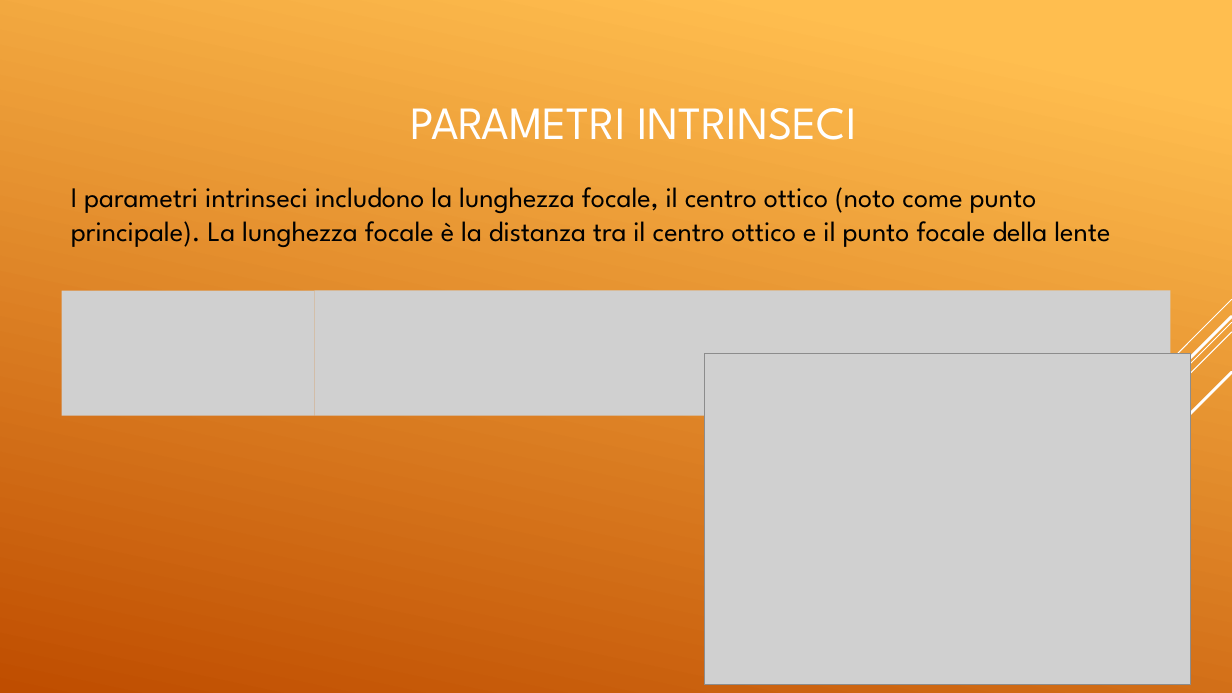
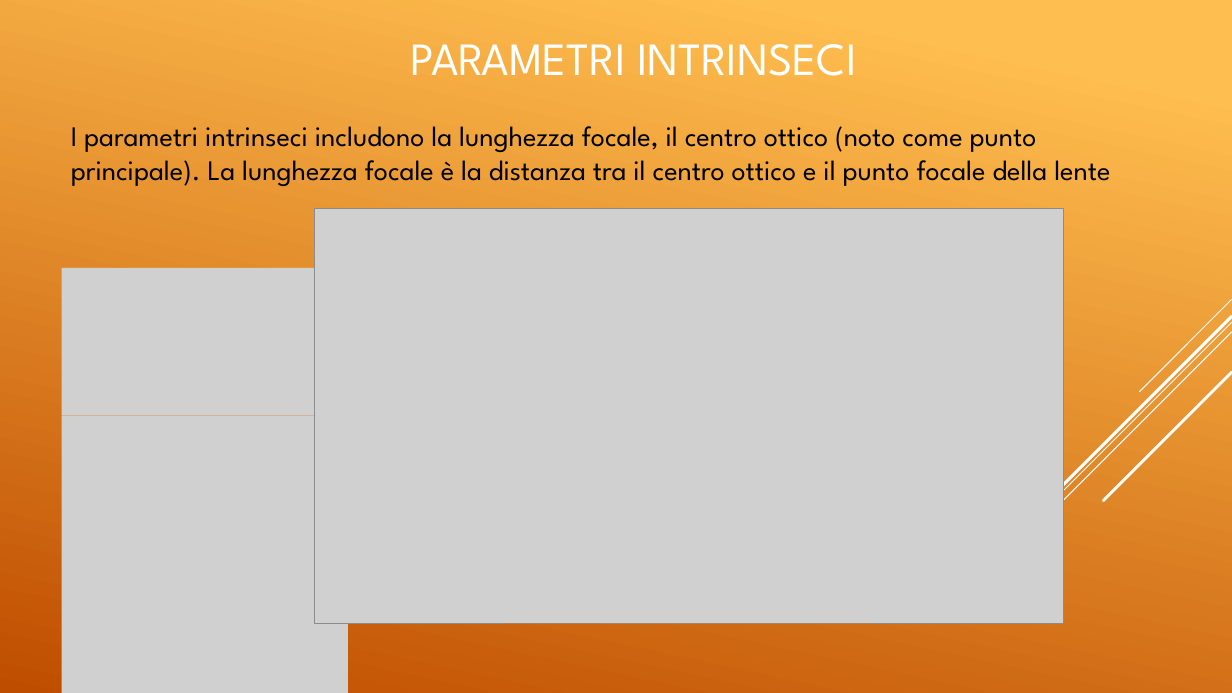
Before and after one commit to elvisdukaj/presentazione, a slide deck: slide 13 of presentazione/Tesina Elvis.pptx. Drawn at 1232x693 pixels with LibreOffice and Linux fonts; fonts in the diff are those of the drawing; grey boxes stand for pictures. Boxes give left, top, right and bottom in pixels: in the first picture for what was removed or moved away, otherwise in the second. Text is boxed around its words. In the diff, an @@ line names an element or a change of style, - is before the commit and + after.

```diff
--- a/presentazione/Tesina Elvis.pptx
+++ b/presentazione/Tesina Elvis.pptx
@@ title "PARAMETRI INTRINSECI": place and size @@
-title "PARAMETRI INTRINSECI" at box(411, 108, 856, 140)
+title "PARAMETRI INTRINSECI" at box(411, 44, 856, 76)
@@ text "I parametri intrinseci includono la ...": place and size @@
-text "I parametri intrinseci includono la ..." at box(71, 187, 1110, 247)
+text "I parametri intrinseci includono la ..." at box(71, 126, 1110, 186)
@@ picture: place and size @@
-picture at box(704, 353, 1190, 685)
+picture at box(314, 209, 1064, 624)
@@ picture: place and size @@
-picture at box(62, 290, 314, 416)
+picture at box(62, 268, 314, 416)
@@ picture removed at box(314, 290, 1170, 416) @@
@@ picture added at box(62, 416, 348, 693) @@
```
Also in this commit, not shown: 26 other slides changed.
